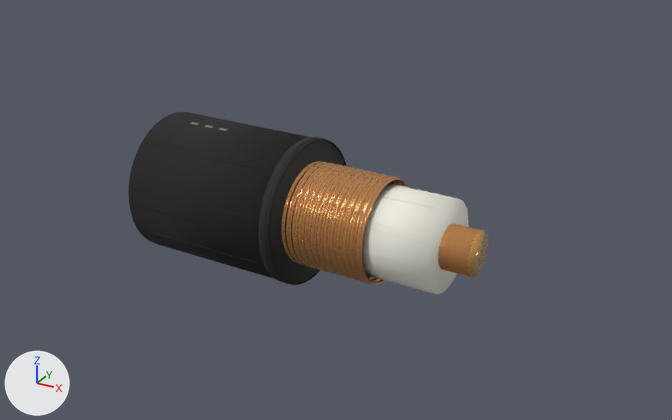
The glTF model public/models/rf-fsj2-macro.glb: old version first, new version second.
Rendered twice from a 50 mm camera at (7.76, -13.32, 6.82) aimed at (0.27, 0.31, 0.0). The axes (+X, +Y, +Z) are drawn at lower left. The lights are the same throughout. The picture after the commit comes second. Where no turn or scale is listed for an object, it has been applied to the vertices. Vertices at exactly the same position are counted once.

Script lines for the objects in view, before the commit:
```python
ob_annular_corrugated_solid_shield = bpy.data.objects.new('annular corrugated solid shield', me_annular_corrugated_solid_shield_mesh)
ob_annular_corrugated_solid_shield.location = (0.0, 0.0, 0.0)
ob_hardline_jacket_cut_wall = bpy.data.objects.new('hardline jacket cut wall', me_cylinder_001)
ob_hardline_jacket_cut_wall.location = (-0.18, 0.01, 0.0)
ob_macro_foam_dielectric_exposed_core = bpy.data.objects.new('macro foam dielectric exposed core', me_cylinder_002)
ob_macro_foam_dielectric_exposed_core.location = (1.88, -0.08, 0.0)
ob_macro_hardline_jacket_body = bpy.data.objects.new('macro hardline jacket body', me_cylinder)
ob_macro_hardline_jacket_body.location = (-1.72, 0.08, 0.0)
ob_polished_conductor_cut_face_glow = bpy.data.objects.new('polished conductor cut face glow', me_cylinder_004)
ob_polished_conductor_cut_face_glow.location = (3.18, -0.14, 0.0)
ob_polished_solid_center_conductor = bpy.data.objects.new('polished solid center conductor', me_cylinder_003)
ob_polished_solid_center_conductor.location = (1.65, -0.07, 0.0)
```
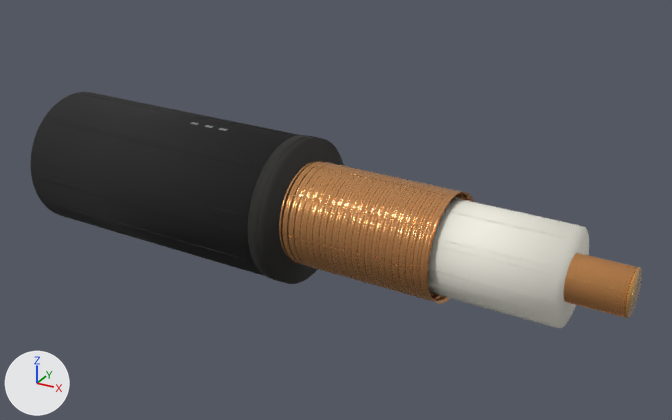
Changed parts and their boxes (x1, y1, x2, y2) in the pictures (672 x 420 px):
'macro hardline jacket body', reshaped, moved (48% wider, 11% taller): before (128, 112, 308, 278); after (31, 92, 298, 276)
'macro foam dielectric exposed core', reshaped, moved (50% wider, 18% taller): before (362, 184, 469, 294); after (428, 198, 589, 328)
'annular corrugated solid shield', reshaped (54% wider, 16% taller): before (282, 161, 408, 284); after (279, 161, 474, 304)
'hardline jacket cut wall', reshaped, moved (9% wider): before (258, 137, 346, 285); after (248, 135, 344, 284)
'polished solid center conductor', reshaped, moved: before (438, 224, 481, 277); after (563, 253, 638, 318)
'polished conductor cut face glow', moved: before (468, 230, 488, 278); after (625, 267, 642, 319)

Patch to the scene script:
```diff
--- a/public/models/rf-fsj2-macro.glb.py
+++ b/public/models/rf-fsj2-macro.glb.py
@@ me_annular_corrugated_solid_shield_mesh @@
-me_annular_corrugated_solid_shield_mesh.from_pydata(...)  # 12416 vertices, 24576 faces; spans x -0.3..1.56, y -1.02..0.96, z -0.96..0.96
+me_annular_corrugated_solid_shield_mesh.from_pydata(...)  # 15744 vertices, 31232 faces; spans x -0.51..2.78, y -1.07..0.97, z -0.96..0.96
+# me_annular_corrugated_solid_shield_mesh part 1: 46 vertices moved within x -0.1..1.28, y -0.94..0.9, z -0.91..0.91; 11920 vertices removed from x -0.3..1.56, y -1.02..0.96, z -0.96..0.96; 15248 vertices added at x -0.51..2.78, y -1.07..0.97, z -0.96..0.96
 me_annular_corrugated_solid_shield_mesh.materials.append(mat_corrugated_copper_outer_conductor)
@@ me_cylinder_001 @@
-me_cylinder_001.from_pydata(...)  # 256 vertices, 508 faces; spans x -0.16..0.16, y -1.35..1.35, z -1.35..1.35
+me_cylinder_001.from_pydata(...)  # 256 vertices, 508 faces; spans x -0.24..0.24, y -1.35..1.35, z -1.35..1.35
+# me_cylinder_001 part 2: the whole mesh is multiplied about its middle by the matrix ((1.798, -0.035, 0.0), (-0.035, 1.002, 0.0), (0.0, 0.0, 1.0))
 me_cylinder_001.materials.append(mat_hardline_jacket_cut_wall)
@@ me_cylinder_002 @@
-me_cylinder_002.from_pydata(...)  # 256 vertices, 508 faces; spans x -0.8..0.8, y -0.85..0.85, z -0.82..0.82
+me_cylinder_002.from_pydata(...)  # 256 vertices, 508 faces; spans x -1.42..1.42, y -0.88..0.88, z -0.82..0.82
+# me_cylinder_002 part 3: the whole mesh is multiplied about its middle by the matrix ((1.798, -0.035, 0.0), (-0.035, 1.002, 0.0), (0.0, 0.0, 1.0))
 me_cylinder_002.materials.append(mat_gas_injected_foam_pe)
@@ me_cylinder @@
-me_cylinder.from_pydata(...)  # 256 vertices, 508 faces; spans x -1.58..1.58, y -1.4..1.4, z -1.33..1.33
+me_cylinder.from_pydata(...)  # 256 vertices, 508 faces; spans x -2.8..2.8, y -1.45..1.45, z -1.33..1.33
+# me_cylinder part 4: the whole mesh is multiplied about its middle by the matrix ((1.798, -0.035, 0.0), (-0.035, 1.002, 0.0), (0.0, 0.0, 1.0))
 me_cylinder.materials.append(mat_hardline_matte_jacket)
@@ me_cylinder_003 @@
-me_cylinder_003.from_pydata(...)  # 256 vertices, 508 faces; spans x -1.55..1.55, y -0.46..0.46, z -0.4..0.4
+me_cylinder_003.from_pydata(...)  # 256 vertices, 508 faces; spans x -2.77..2.77, y -0.52..0.52, z -0.4..0.4
+# me_cylinder_003 part 5: the whole mesh is multiplied about its middle by the matrix ((1.798, -0.035, 0.0), (-0.035, 1.002, 0.0), (0.0, 0.0, 1.0))
 me_cylinder_003.materials.append(mat_bare_copper_macro_conductor_007)
@@ ob_hardline_jacket_cut_wall @@
 ob_hardline_jacket_cut_wall = bpy.data.objects.new('hardline jacket cut wall', me_cylinder_001)
-ob_hardline_jacket_cut_wall.location = (-0.18, 0.01, 0.0)
+ob_hardline_jacket_cut_wall.location = (-0.32, 0.01, 0.0)
@@ ob_macro_foam_dielectric_exposed_core @@
 ob_macro_foam_dielectric_exposed_core = bpy.data.objects.new('macro foam dielectric exposed core', me_cylinder_002)
-ob_macro_foam_dielectric_exposed_core.location = (1.88, -0.08, 0.0)
+ob_macro_foam_dielectric_exposed_core.location = (3.38, -0.15, 0.0)
@@ ob_macro_hardline_jacket_body @@
 ob_macro_hardline_jacket_body = bpy.data.objects.new('macro hardline jacket body', me_cylinder)
-ob_macro_hardline_jacket_body.location = (-1.72, 0.08, 0.0)
+ob_macro_hardline_jacket_body.location = (-3.09, 0.14, 0.0)
@@ ob_polished_conductor_cut_face_glow @@
 ob_polished_conductor_cut_face_glow = bpy.data.objects.new('polished conductor cut face glow', me_cylinder_004)
-ob_polished_conductor_cut_face_glow.location = (3.18, -0.14, 0.0)
+ob_polished_conductor_cut_face_glow.location = (5.72, -0.25, 0.0)
@@ ob_polished_solid_center_conductor @@
 ob_polished_solid_center_conductor = bpy.data.objects.new('polished solid center conductor', me_cylinder_003)
-ob_polished_solid_center_conductor.location = (1.65, -0.07, 0.0)
+ob_polished_solid_center_conductor.location = (2.97, -0.13, 0.0)
```
